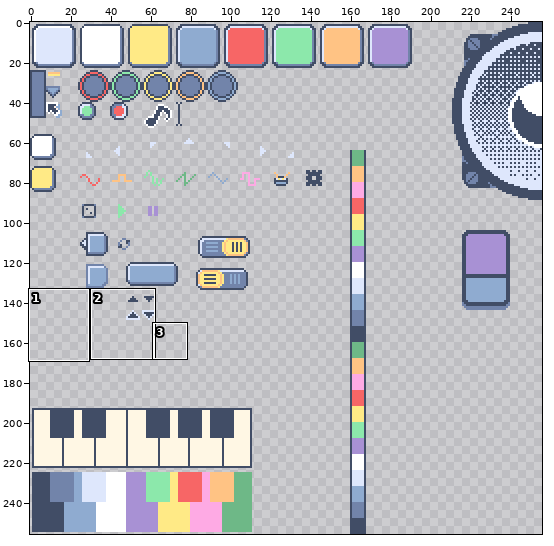
Two versions of one pixel-art file, tiny-cli/sprite-sheet.aseprite. Above, an overview of the earlier version with the close-up marked.
Close-up. Earlier state:
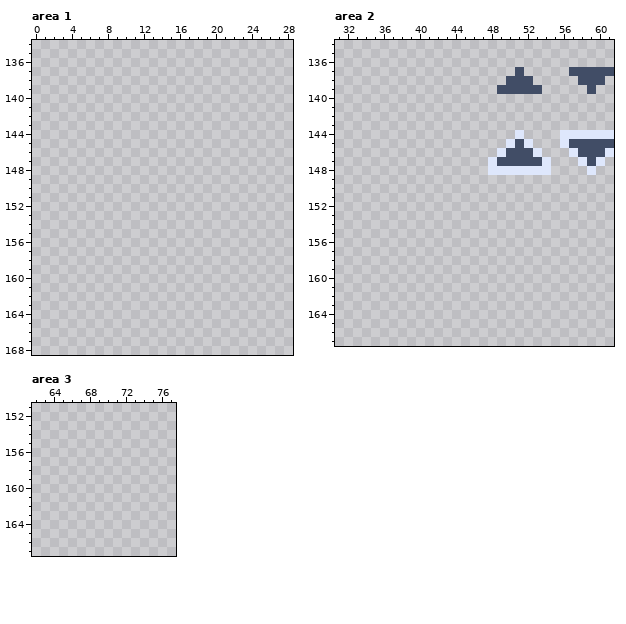
256x256 pixels, 1 frame. Shown: area 1: x 0..28, y 134..168; area 2: x 31..61, y 134..167; area 3: x 62..77, y 151..167.
New version:
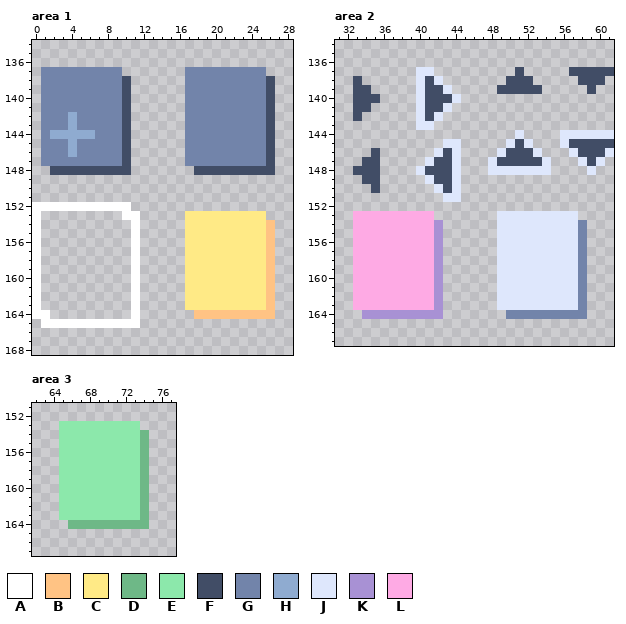
Palette (. is transparent): A #ffffff  B #ffc384  C #ffea86  D #6eb887  E #8ce8ab  F #414d66  G #7284aa  H #8fabd0  J #dee7fc  K #a891d4  L #feaae4
Difference:
Changed rows in their new state; - is an unchanged pixel.
Area 1, layer "Layer 1 #2":
first column x 1:
137 GGGGGGGGG-------GGGGGGGGG-
138 GGGGGGGGGF------GGGGGGGGGF
139 GGGGGGGGGF------GGGGGGGGGF
140 GGGGGGGGGF------GGGGGGGGGF
141 GGGGGGGGGF------GGGGGGGGGF
142 GGGHGGGGGF------GGGGGGGGGF
143 GGGHGGGGGF------GGGGGGGGGF
144 GHHHHHGGGF------GGGGGGGGGF
145 GGGHGGGGGF------GGGGGGGGGF
146 GGGHGGGGGF------GGGGGGGGGF
147 GGGGGGGGGF------GGGGGGGGGF
148 -FFFFFFFFF-------FFFFFFFFF
first column x 0:
152 AAAAAAAAAAA----------------
153 A---------AA-----CCCCCCCCC-
154 A----------A-----CCCCCCCCCB
155 A----------A-----CCCCCCCCCB
156 A----------A-----CCCCCCCCCB
157 A----------A-----CCCCCCCCCB
158 A----------A-----CCCCCCCCCB
159 A----------A-----CCCCCCCCCB
160 A----------A-----CCCCCCCCCB
161 A----------A-----CCCCCCCCCB
162 A----------A-----CCCCCCCCCB
163 A----------A-----CCCCCCCCCB
164 AA---------A------BBBBBBBBB
165 -AAAAAAAAAAA---------------
Area 2, layer "Layer 1 #2":
first column x 33:
137 -------JJ-----------------
138 F------JFJ----------------
139 FF-----JFFJ---------------
140 FFF----JFFFJ--------------
141 FF-----JFFJ---------------
142 F------JFJ----------------
143 -------JJ-----------------
145 ----------JJ--------------
146 --F------JFJ--------------
147 -FF-----JFFJ--------------
148 FFF----JFFFJ--------------
149 -FF-----JFFJ--------------
150 --F------JFJ--------------
151 ----------JJ--------------
153 LLLLLLLLL-------JJJJJJJJJ-
154 LLLLLLLLLK------JJJJJJJJJG
155 LLLLLLLLLK------JJJJJJJJJG
156 LLLLLLLLLK------JJJJJJJJJG
157 LLLLLLLLLK------JJJJJJJJJG
158 LLLLLLLLLK------JJJJJJJJJG
159 LLLLLLLLLK------JJJJJJJJJG
160 LLLLLLLLLK------JJJJJJJJJG
161 LLLLLLLLLK------JJJJJJJJJG
162 LLLLLLLLLK------JJJJJJJJJG
163 LLLLLLLLLK------JJJJJJJJJG
164 -KKKKKKKKK-------GGGGGGGGG
Area 3, layer "Layer 1 #2":
first column x 65:
153 EEEEEEEEE-
154 EEEEEEEEED
155 EEEEEEEEED
156 EEEEEEEEED
157 EEEEEEEEED
158 EEEEEEEEED
159 EEEEEEEEED
160 EEEEEEEEED
161 EEEEEEEEED
162 EEEEEEEEED
163 EEEEEEEEED
164 -DDDDDDDDD
